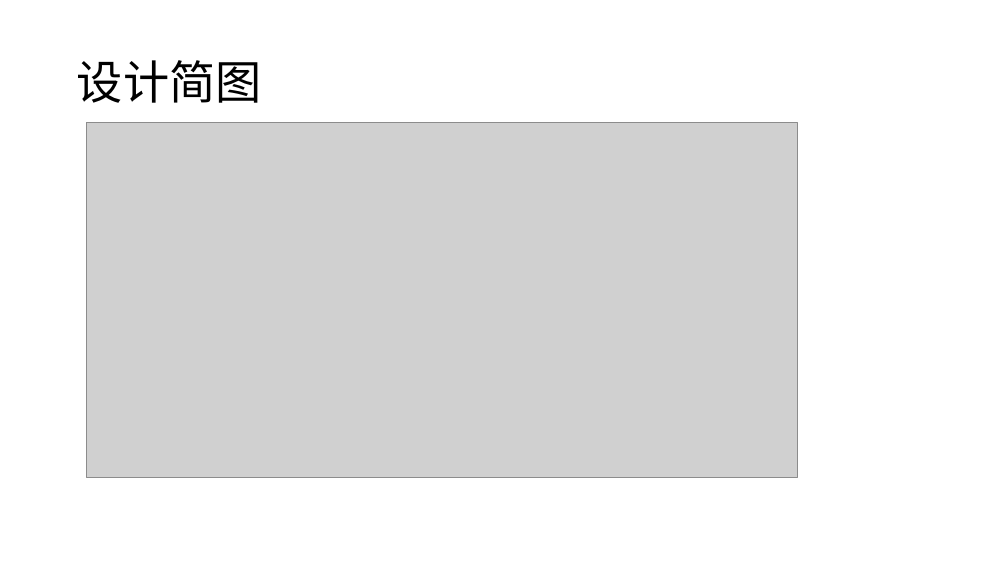
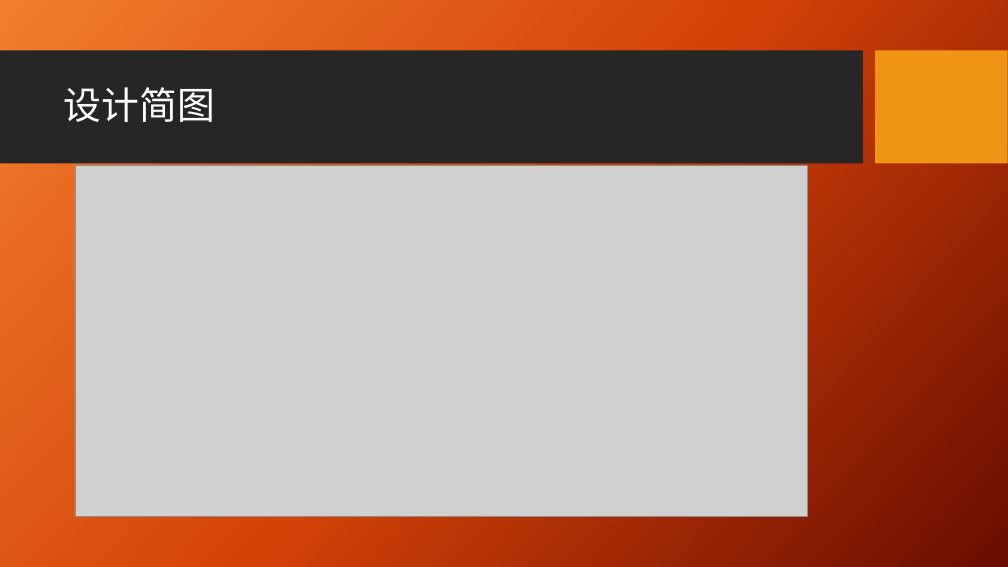
Before and after one commit to rexfa/MForwardWithCache, a slide deck: slide 4 of doc/MForwardWithCache说明.pptx (slide 3 before the commit). Drawn at 1008x567 pixels with LibreOffice and Linux fonts; fonts in the diff are those of the drawing; grey boxes stand for pictures; background and template pictures are left out. Boxes give left, top, right and bottom in pixels: in the first picture for what was removed or moved away, otherwise in the second. Text is boxed around its words. In the diff, an @@ line names an element or a change of style, - is before the commit and + after.

```diff
--- a/doc/MForwardWithCache说明.pptx
+++ b/doc/MForwardWithCache说明.pptx
@@ background #FFFFFF to picture (left out) @@
@@ rectangle added at bbox=[0, 51, 863, 164], fill #262626 @@
@@ rectangle added at bbox=[876, 51, 1008, 164], fill #F09415 @@
@@ title "设计简图": place and size @@
-title "设计简图" at bbox=[77, 60, 262, 103]
+title "设计简图" at bbox=[64, 87, 215, 122]
@@ title "设计简图" at bbox=[64, 87, 215, 122]: size 44 to 36 pt, font Noto Sans CJK SC to Karla, text colour #000000 to #FFFFFF @@
@@ picture: place and size @@
-picture at bbox=[87, 123, 797, 477]
+picture at bbox=[75, 166, 808, 516]
```
Also in this commit, not shown: 4 other slides changed, 3 slides added.
